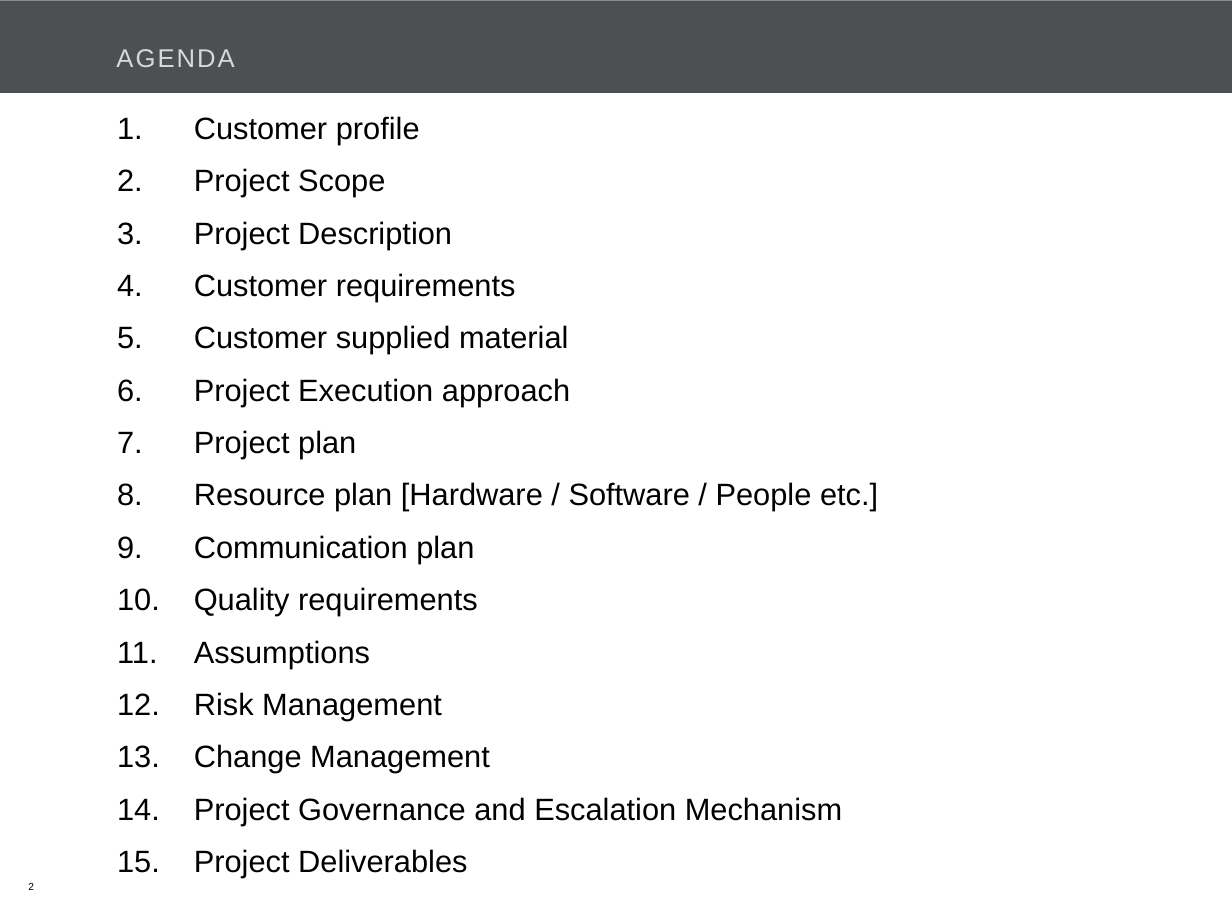
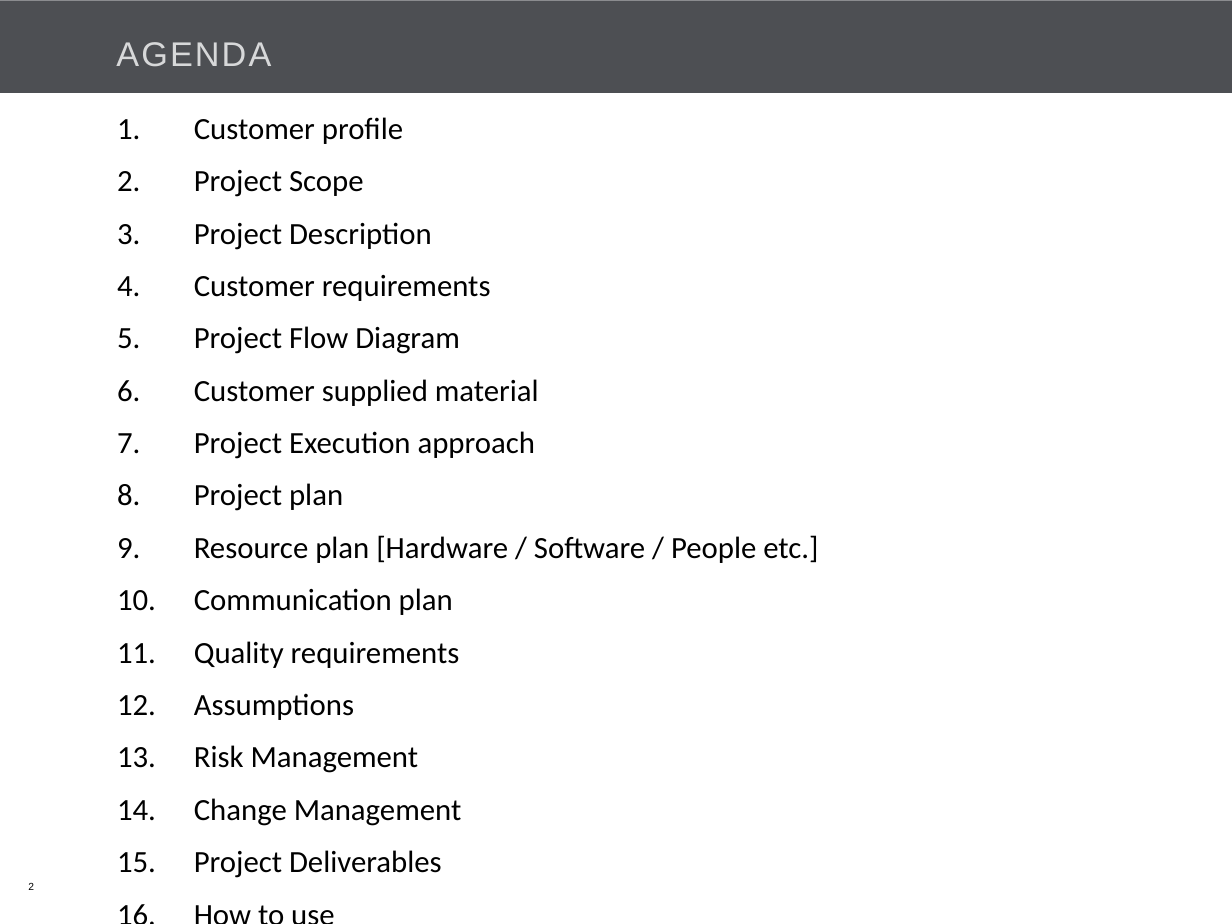
Before and after one commit to Bajarangi/demo, a slide deck: slide 2 of trunk/EasiCab/Documents/EASiCab_POC_kick off.pptx. Drawn at 1232x924 pixels with LibreOffice and Linux fonts; fonts in the diff are those of the drawing; background and template pictures are left out. Boxes give left, top, right and bottom in pixels: in the first picture for what was removed or moved away, otherwise in the second. Text is boxed around its words. In the diff, an @@ line names an element or a change of style, - is before the commit and + after.

```diff
--- a/trunk/EasiCab/Documents/EASiCab_POC_kick off.pptx
+++ b/trunk/EasiCab/Documents/EASiCab_POC_kick off.pptx
@@ title "AGENDA" at <box>116,42,271,67</box>: size 15 to 20 pt @@
@@ text at <box>194,117,818,878</box>: paragraph added @@
+16. How to use
@@ text at <box>194,117,818,878</box>: font Arial to Calibri @@
@@ text at <box>194,326,460,354</box>: paragraph added @@
+5. Project Flow Diagram
@@ text at <box>194,797,842,825</box>: paragraph removed @@
-14. Project Governance and Escalation Mechanism
```
Also in this commit, not shown: 19 other slides changed, 1 slide added.
